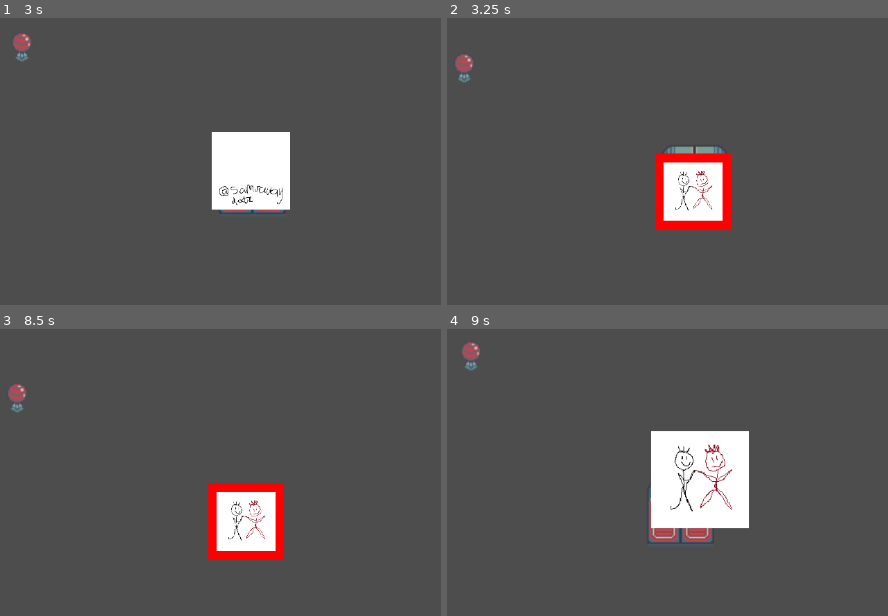
Above: before the commit, frames 1-4 (two rows, left to right).
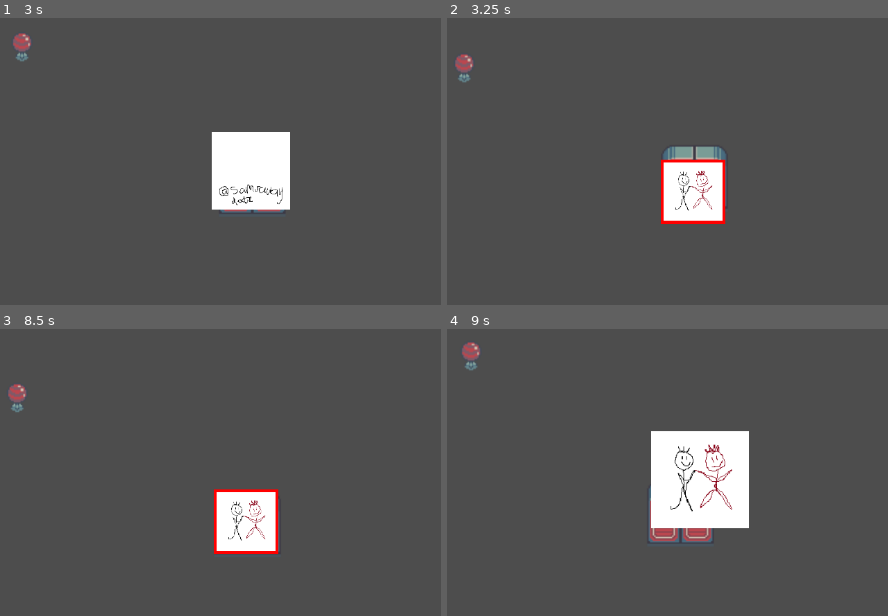
Above: after the commit, the same moments.

Repository: Tiltnick/ip2gd
Game: Godot game, scene res://scenes/test_i_scene_io.tscn
The game is run twice, just before and just after one commit, with the same random seed, the same clock (stepped at 60 frames per second) and the same inputs.
Inputs:
- Up to frame 1 (3 s): tap Enter at 0.5 s; hold D (move_right) 0.53-1.28 s; tap E (interact) every 0.75 s from 0.6 to 2.85 s; hold S (move_down) 1.28-2.03 s; hold D (move_right) 2.03-2.78 s; hold W (move_up) from 2.78 s (still down)
- Up to frame 2 (3.25 s): keep holding W (move_up)
- Up to frame 3 (8.5 s): release W (move_up) at 3.53 s; hold A (move_left) 3.53-5.03 s; tap E (interact) every 0.75 s from 3.6 to 8.1 s; hold S (move_down) 5.03-5.78 s; hold D (move_right) 5.78-6.53 s; hold W (move_up) 6.53-7.28 s; hold D (move_right) 7.28-8.03 s; hold S (move_down) from 8.03 s (still down)
- Up to frame 4 (9 s): release S (move_down) at 8.78 s; hold A (move_left) from 8.78 s (still down); tap E (interact) at 8.85 s

Frame 1 is identical in both runs. In frame 2, 1.4% of the frame differs, in the area x 47-65%, y 47-74%; in frame 3, 1.4%; in frame 4, nothing differs.

Commit message:
outline of picture sized down

Diff:
--- a/scenes/photo.tscn
+++ b/scenes/photo.tscn
@@ -19,7 +19,7 @@
 visible = false
 visibility_layer = 2
 material = SubResource("ShaderMaterial_nnfc5")
-scale = Vector2(1.3, 1.3)
+scale = Vector2(1.1, 1.1)
 texture = ExtResource("2_vv5lh")
 
 [node name="Sprite_Front" type="Sprite2D" parent="."]
--- a/scripts/photo.gd
+++ b/scripts/photo.gd
@@ -13,6 +13,8 @@
 func _ready():
 	front_start_scale = front.scale
 	back_start_scale = back.scale
+	node_start_scale = scale
+
 
 func _process(delta):
 	if (outline.visible or photo_active) and Input.is_action_just_pressed("interact"):
